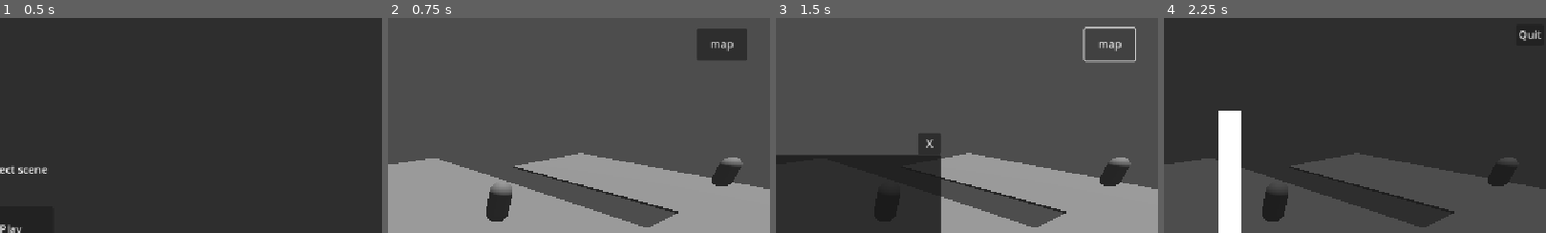
Above: before the commit, frames 1-4 (left to right).
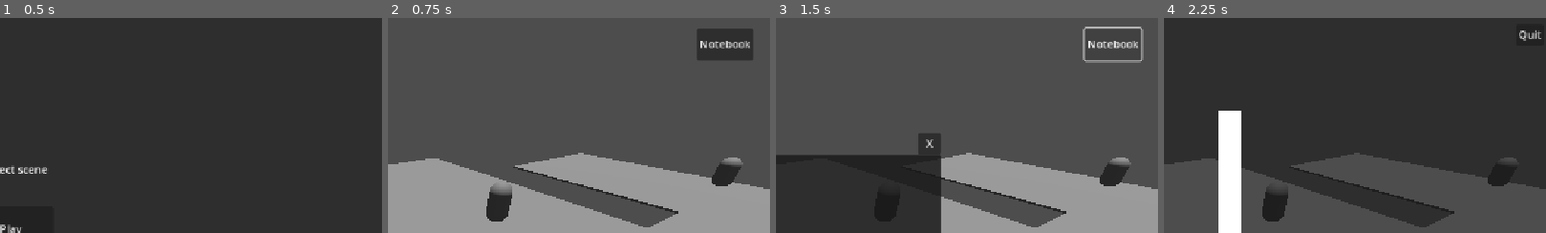
Above: after the commit, the same moments.

Repository: MateoChicano/Journey-starts-here
Game: Godot game, scene res://scenes/Menus/title_screen.tscn
Same seed, same stepped clock (60 frames per second), same inputs: the game is played once before the commit and once after it.
Inputs:
- Up to frame 1 (0.5 s): no input
- Up to frame 2 (0.75 s): click "Play" at 0.5 s
- Up to frame 3 (1.5 s): click "map" (after the commit: "Notebook") at 1.25 s
- Up to frame 4 (2.25 s): click "inventory" at 2 s
The pictures show only the part of the screen within x 50-100%, y 0-50%; the shares and areas given below are measured in that part.

Frame 1 is identical in both runs. In frame 2, 0.5% of the frame differs, in the area x 81-96%, y 4-20%; in frame 3, 0.5%; in frame 4, nothing differs.

Commit message:
inventaire mieux

Diff:
--- a/journey-start-here/scenes/Menus/hud.tscn
+++ b/journey-start-here/scenes/Menus/hud.tscn
@@ -24,7 +24,7 @@
 offset_top = 15.0
 offset_right = 1117.0
 offset_bottom = 63.0
-text = "map"
+text = "Notebook"
 script = ExtResource("2_fomu2")
 
 [node name="menu container" type="Control" parent="."]
@@ -71,11 +71,6 @@
 size_flags_vertical = 0
 text = "  X  "
 
-[node name="Control" type="Control" parent="."]
-anchors_preset = 0
-offset_right = 40.0
-offset_bottom = 40.0
-
 [connection signal="pressed" from="inventory toggle" to="." method="on_inventory_pressed"]
 [connection signal="pressed" from="map toggle" to="." method="on_map_pressed"]
 [connection signal="pressed" from="menu container/quit_menu" to="." method="_on_quit_menu_pressed"]
--- a/journey-start-here/scenes/Menus/inventory.tscn
+++ b/journey-start-here/scenes/Menus/inventory.tscn
@@ -13,6 +13,9 @@
 
 [sub_resource type="RectangleShape2D" id="RectangleShape2D_ovyma"]
 size = Vector2(26.6251, 24.1597)
+
+[sub_resource type="RectangleShape2D" id="RectangleShape2D_57u14"]
+size = Vector2(1205, 102)
 
 [sub_resource type="RectangleShape2D" id="RectangleShape2D_eh1mf"]
 size = Vector2(3.5, 3.5)
@@ -117,6 +120,15 @@
 rotation = -3.14159
 scale = Vector2(8.26289, 8.26289)
 shape = SubResource("RectangleShape2D_ovyma")
+debug_color = Color(0.0707943, 0.639989, 0.326614, 0.42)
+
+[node name="Ground_trigger" type="Area2D" parent="inventory_container"]
+position = Vector2(565, 606)
+
+[node name="CollisionShape2D" type="CollisionShape2D" parent="inventory_container/Ground_trigger"]
+position = Vector2(-21.5, -15)
+shape = SubResource("RectangleShape2D_57u14")
+debug_color = Color(0.841334, 0.330261, 0.505615, 0.42)
 
 [node name="mouse_area" type="Area2D" parent="."]
 collision_layer = 2
@@ -125,6 +137,12 @@
 [node name="CollisionShape2D" type="CollisionShape2D" parent="mouse_area"]
 shape = SubResource("RectangleShape2D_eh1mf")
 
+[node name="Items" type="Control" parent="."]
+anchors_preset = 0
+offset_right = 40.0
+offset_bottom = 40.0
+
 [connection signal="pressed" from="inventory_container/quit_button" to="." method="_on_quit_pressed"]
+[connection signal="area_entered" from="inventory_container/Ground_trigger" to="." method="_on_ground_touched"]
 [connection signal="area_entered" from="mouse_area" to="mouse_area" method="_on_area_entered"]
 [connection signal="area_exited" from="mouse_area" to="mouse_area" method="_on_area_exited"]
--- a/journey-start-here/scripts/Characters/player.gd
+++ b/journey-start-here/scripts/Characters/player.gd
@@ -61,15 +61,18 @@
 
 func enter_trigger_item(area : Area3D) -> void :
 	item_trigger_entered = true
-	instance_item = area.owner.get_item()
-	pick_item(instance_item)
+	instance_item = area.owner.get_item_2d()
+	instance_item.just_spawned = true
+	if not area.owner.just_spawned :
+		pick_item(instance_item)
 
 func exit_trigger_item(area : Area3D) -> void :
 	item_trigger_entered = false
 	if instance_item.is_in_container :
 		area.owner.queue_free()
 	else :
-		self.remove_item(instance_item)
+		area.owner.just_spawned = false
+		# self.remove_item(area.owner.get_item_2d())
 
 
 #Input
@@ -126,10 +129,7 @@
 	return
 
 func pick_item(p_item : item) -> void :
-	inventory.get_node("inventory_container").add_child(p_item)
+	inventory.get_node("Items").add_child(p_item)
 
-func remove_item(p_item : item) -> void :
-	inventory.get_node("inventory_container").remove_child(p_item)
-
-func drop_item(p_item : item) -> void :
-	p_item.make_3d()
+# func remove_item(p_item : item) -> void :
+# 	inventory.get_node("Items").remove_child(p_item)
--- a/journey-start-here/scripts/Menus/Hud/inventory.gd
+++ b/journey-start-here/scripts/Menus/Hud/inventory.gd
@@ -8,9 +8,21 @@
 	get_tree().paused = false
 	self.hide()
 	player.get_node("HUD").show()
+	for i in get_node("Items").get_children():
+		i.just_spawned = false
+		if i.is_in_container :
+			i.dropped = false
+		else :
+			i.queue_free()
 
 
 func _input(_event:InputEvent) -> void:
 	if Input.is_action_just_pressed("escape") :
 		player.get_child(8).show()
 		get_tree().paused = false
+
+
+func _on_ground_touched(area:Area2D) -> void:
+	if not area.owner.just_spawned and not area.owner.dropped :
+		area.owner.dropped = true
+		area.owner.make_3d()
--- a/journey-start-here/scripts/Menus/Items/item.gd
+++ b/journey-start-here/scripts/Menus/Items/item.gd
@@ -12,6 +12,8 @@
 var previous_pos : Vector2
 var is_body_entered : bool
 var is_in_container : bool
+var just_spawned : bool
+var dropped : bool
 var move : bool
 var positions : Array[Vector2]
 
@@ -56,8 +58,6 @@
 
 func _on_exited_container(_area:Area2D) -> void:
 	is_in_container = false
-	if not player.item_trigger_entered :
-		player.drop_item(self)
 
 
 func _on_entered_container(_area:Area2D) -> void:
@@ -65,5 +65,11 @@
 
 func make_3d() -> void :
 	if item_shape == "carre" :
-		var instance_3d : item_3d = load("res://scenes/Items/item_box_3d.tscn").instantiate()
+		var instance_3d : item_3d
+		instance_3d = preload("res://scenes/Items/item_box_3d.tscn").instantiate()
 		instance_3d.nom = item_name
+		instance_3d.just_spawned = true
+		var offset : Vector3 = Vector3(2,2,2)
+		player.get_parent().add_child(instance_3d)
+
+		instance_3d.global_position = player.global_position + offset
--- a/journey-start-here/scripts/Menus/Items/item_3d.gd
+++ b/journey-start-here/scripts/Menus/Items/item_3d.gd
@@ -1,10 +1,12 @@
 class_name item_3d extends RigidBody3D
 
 @export var nom : String
-@onready var item_2d : item = load("res://scenes/Items/" + self.get_item_name()).instantiate()
+var item_2d : item
+var just_spawned : bool
+
+func get_item_2d() -> item :
+	item_2d = load("res://scenes/Items/" + self.get_item_name()).instantiate()
+	return item_2d
 
 func get_item_name() -> String :
-    return self.nom + ".tscn"
-
-func get_item() -> item :
-    return item_2d
+	return self.nom + ".tscn"
--- a/journey-start-here/scripts/Menus/hud.gd
+++ b/journey-start-here/scripts/Menus/hud.gd
@@ -13,10 +13,6 @@
 func on_map_pressed() -> void:
 	if !contain_menu.visible :
 		contain_menu.show()
-	else :
-		if menu_gen.current_tab == 1 :
-			contain_menu.hide()
-	menu_gen.current_tab = 1
 
 func _on_quit_menu_pressed() -> void :
 	contain_menu.hide()
Not shown, added: journey-start-here/export_presets.cfg
Not shown: 1 places in journey-start-here/scenes/Menus/inventory.tscn that only renumber resources
Not shown, added: journey-start-here/Builds/Journey start here.console.exe
Not shown, added: journey-start-here/Builds/Journey start here.exe
Not shown, added: journey-start-here/Builds/Journey start here.pck
